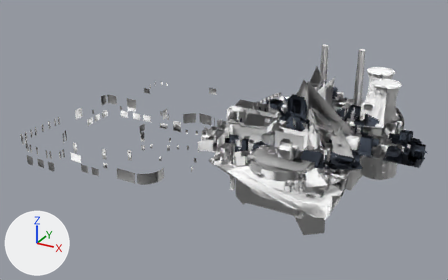
Two versions of the glTF model models/fp_island2.glb, one commit apart.
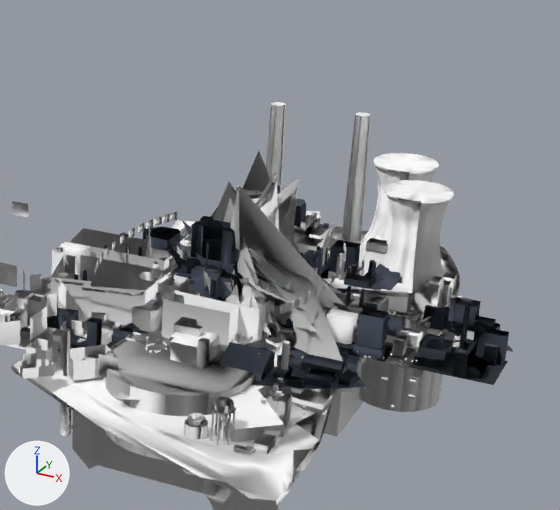
Each version appears first whole from a camera (50 mm lens) standing at (419.0, -1080.0, 492.0) and looking at (-130.0, -82.0, -7.0), and next in a close-up on the part from 46% to 100% of the width and 0% to 79% of the height. Arrows for +X, +Y and +Z are at lower left; the lights stay in place. The last two pictures show the newer version.

Script lines for the objects in view, before the commit:
```python
me_gc_footprint_df_longdist = bpy.data.meshes.new('GC_Footprint_DF_LongDist')
me_gc_footprint_df_longdist.from_pydata(...)  # 932 vertices, 1149 faces; spans x -156.0..156.0, y -145.0..136.0, z -1.0..51.0
me_gc_footprint_df_longdist.materials.append(mat_dark)  # greyish blue #424b59
me_gc_footprint_gd_longdist = bpy.data.meshes.new('GC_Footprint_GD_LongDist')
me_gc_footprint_gd_longdist.from_pydata(...)  # 295 vertices, 473 faces; spans x -80.3..0.8, y -0.3..40.6, z 0.0..52.8
me_gc_footprint_gd_longdist.materials.append(mat_dark)  # greyish blue #424b59
me_gc_footprint_lf_reflections = bpy.data.meshes.new('GC_Footprint_LF_Reflections')
me_gc_footprint_lf_reflections.from_pydata(...)  # 26 vertices, 18 faces; spans x -17.2..64.7, y -74.9..-12.5, z -40.4..40.5
me_gc_footprint_lf_reflections.materials.append(mat_gc_z1_props_rooftop)  # white #ffffff
ob_gc_footprint_df_longdist = bpy.data.objects.new('GC_Footprint_DF_LongDist', me_gc_footprint_df_longdist)
ob_gc_footprint_df_longdist.location = (0.0, 0.0, 0.0)
ob_gc_footprint_gd_longdist = bpy.data.objects.new('GC_Footprint_GD_LongDist', me_gc_footprint_gd_longdist)
ob_gc_footprint_gd_longdist.location = (0.0, 0.0, 0.0)
ob_gc_footprint_lf_reflections = bpy.data.objects.new('GC_Footprint_LF_Reflections', me_gc_footprint_lf_reflections)
ob_gc_footprint_lf_reflections.location = (0.0, 0.0, 0.0)
# also in view: 'GC_Footprint_DSE_Reflection' at (69.0, 110.0, -59.0); 'GC_Footprint_ID_LongDist' at (6.0, -3.0, 32.0); 'GC_Footprint_IB_LongDist' at (-11.0, 0.0, 18.0); 'GC_Footprint_LG_Reflections' at (-54.0, -37.0, 0.0); 'GC_Footprint_CF_LongDist' at (-38.0, -67.0, 21.0)
```
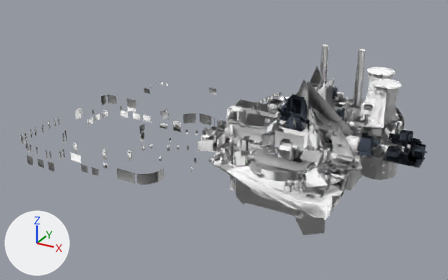
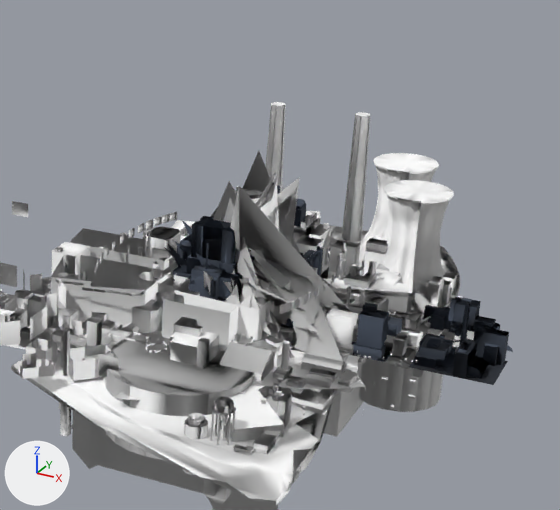
What differs and where, as boxes [x1, y1, x2, y2] in the close-ups (560 x 510 px):
'GC_Footprint_DF_LongDist', recoloured: [47, 223, 402, 389] in both
'GC_Footprint_GD_LongDist', recoloured (lighter): [145, 226, 181, 254] in both

The edits, one by one:
me_gc_footprint_df_longdist has 932 vertices, 1149 faces and spans x -156.0..156.0, y -145.0..136.0, z -1.0..51.0.
me_gc_footprint_df_longdist no longer uses material mat_dark (greyish blue #424b59).
me_gc_footprint_df_longdist gains material mat_gc_longdist_island2_fp1 (white #ffffff).
me_gc_footprint_gd_longdist has 295 vertices, 473 faces and spans x -80.3..0.8, y -0.3..40.6, z 0.0..52.8.
me_gc_footprint_gd_longdist no longer uses material mat_dark (greyish blue #424b59).
me_gc_footprint_gd_longdist gains material mat_gc_longdist_island2_fp2 (white #ffffff).
